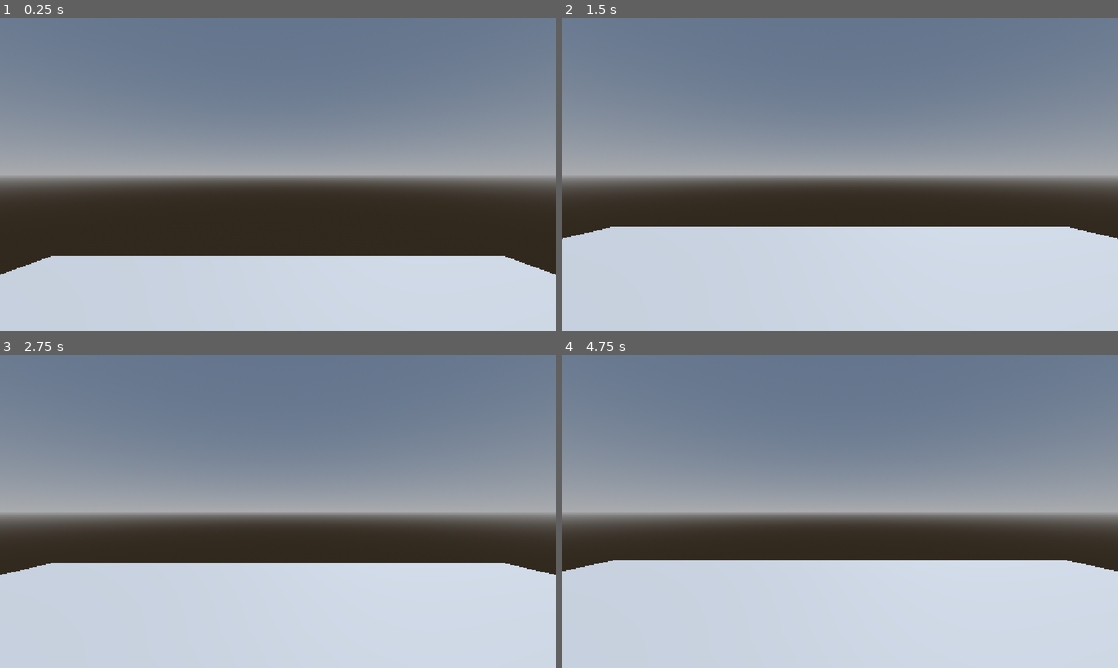
Above: before the commit, frames 1-4 (two rows, left to right).
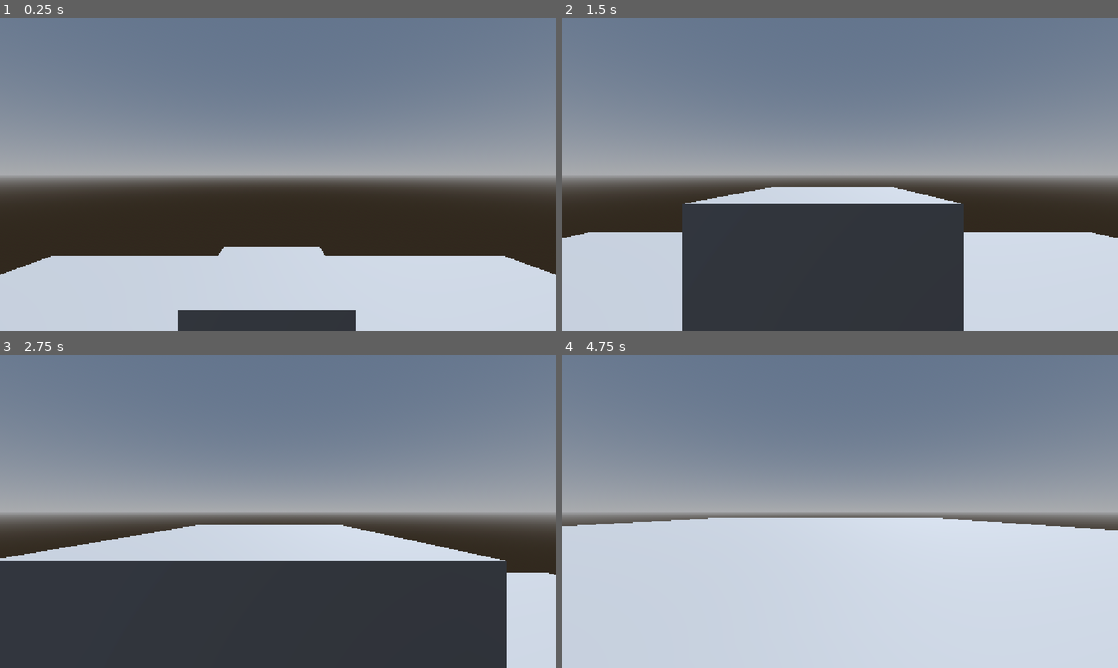
Above: after the commit, the same moments.

Repository: Kioshi-the-Proto/The-Last-Shift
Game: Godot game, scene res://world.tscn
The game is run twice, just before and just after one commit, with the same random seed, the same clock (stepped at 60 frames per second) and the same inputs.
Inputs:
- Up to frame 1 (0.25 s): no input
- Up to frame 2 (1.5 s): tap Enter (ui_accept) at 0.5, 0.77, 1.25 s; hold W (up) from 0.53 s (still down)
- Up to frame 3 (2.75 s): keep holding W (up); tap Enter (ui_accept) at 1.52, 2 s
- Up to frame 4 (4.75 s): keep holding W (up); tap Enter (ui_accept) at 2.75, 3.02, 3.5, 3.77, 4.25, 4.52 s

The runs differ from the first frame. In frame 1, 2.7% of the frame differs, in the area x 32-64%, y 73-100%; in frame 2, 23%; in frame 3, 38%, in the area x 0-98%, y 54-100%; in frame 4, 13%.
Error before the commit: Invalid access to property or key 'transfrom' on a base object of type 'Node3D'. (res://character_body_3d.gd:23)

Commit message:
theres a box now

Diff:
--- a/character_body_3d.gd
+++ b/character_body_3d.gd
@@ -20,7 +20,7 @@
 	# Get the input direction and handle the movement/deceleration.
 	# As good practice, you should replace UI actions with custom gameplay actions.
 	var input_dir := Input.get_vector("left", "right", "up", "down")
-	var direction = (head.transfrom.basic*Vector3(input_dir.x,0,input_dir.y))
+	var direction = (head.transform.basis*Vector3(input_dir.x,0,input_dir.y))
 	if direction:
 		velocity.x = direction.x * SPEED
 		velocity.z = direction.z * SPEED
--- a/world.tscn
+++ b/world.tscn
@@ -50,3 +50,7 @@
 transform = Transform3D(1, 0, 0, 0, 1, 0, 0, 0, 1, 0, 1.5066617, -0.48976204)
 
 [node name="Camera3D" type="Camera3D" parent="CharacterBody3D/Head" unique_id=281320170]
+
+[node name="CSGBox3D" type="CSGBox3D" parent="." unique_id=1993081074]
+transform = Transform3D(1, 0, 0, 0, 1, 0, 0, 0, 1, -0.06126213, 0.5523979, -2.1298218)
+use_collision = true
